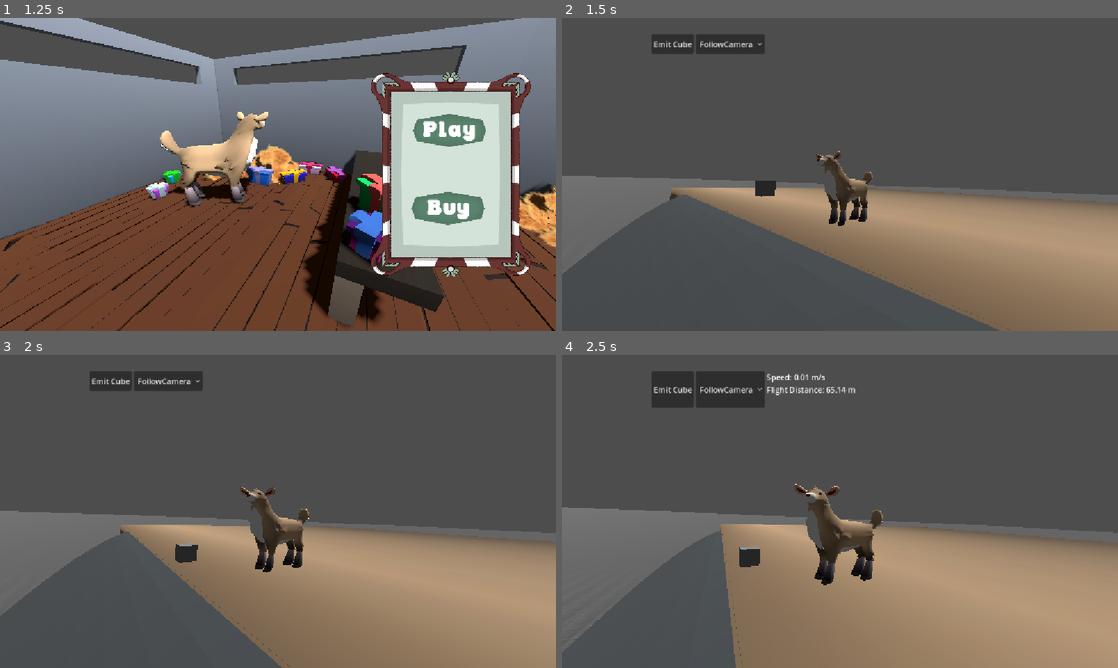
Above: before the commit, frames 1-4 (two rows, left to right).
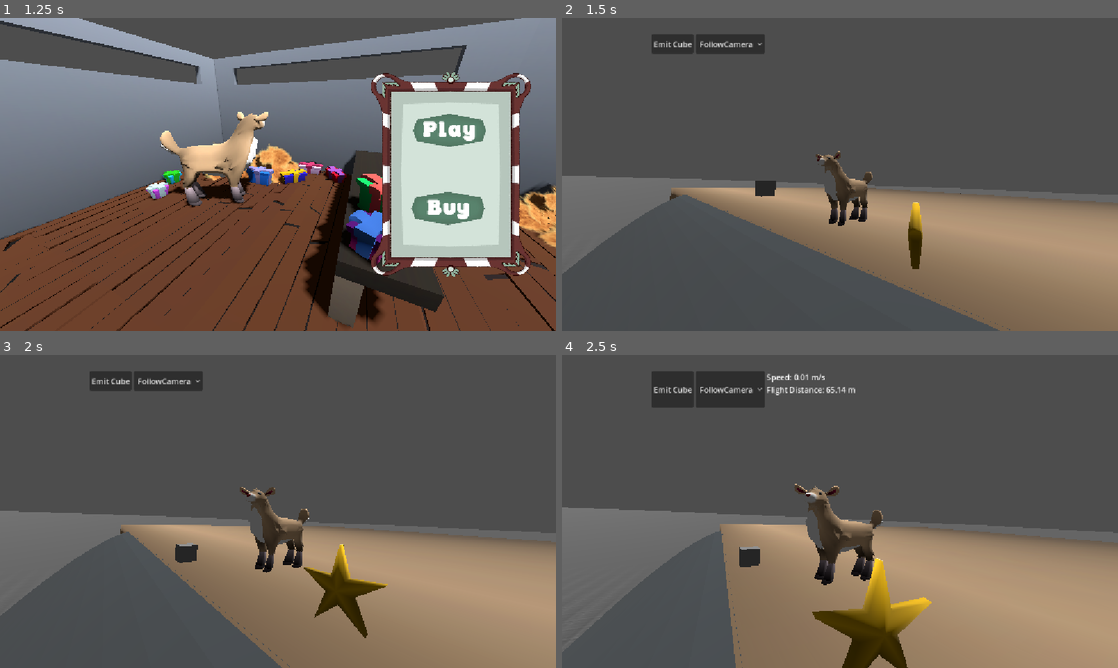
Above: after the commit, the same moments.

Repository: sjgillGit/gwj88
Game: Godot game, scene res://Main/RootNode.tscn
The game is run twice, just before and just after one commit, with the same random seed, the same clock (stepped at 60 frames per second) and the same inputs.
Inputs (mouse positions are in pixels of both pictures, inside the frame that each line leads up to):
- Up to frame 1 (1.25 s): click "Play" at 0.5 s
- Up to frame 2 (1.5 s): click "Play" at 1.25 s
- Up to frame 3 (2 s): no input
- Up to frame 4 (2.5 s): move the mouse to (962, 495) at 2.02 s; hold D (move_right) from 2.03 s (still down)

Frame 1 is identical in both runs. In frame 2, 0.4% of the frame differs, in the area x 62-65%, y 58-81%; in frame 3, 1.4%; in frame 4, 2.9%, in the area x 45-67%, y 64-100%.

Commit message:
Collectible implementation
Added Star asset to collectible.tscn
Added collecter area to deer_missile.tscn

Diff:
--- a/Scenes/collectibles/collectible.tscn
+++ b/Scenes/collectibles/collectible.tscn
@@ -1,15 +1,87 @@
-[gd_scene load_steps=3 format=3 uid="uid://c51djvfclnyar"]
+[gd_scene load_steps=8 format=3 uid="uid://c51djvfclnyar"]
 
 [ext_resource type="Script" uid="uid://cjj70l5twft12" path="res://Scripts/collectibles/collectible.gd" id="1_wqo77"]
+[ext_resource type="Resource" uid="uid://8pvlg3psv1gb" path="res://Scripts/collectibles/star.tres" id="2_7p5vh"]
+[ext_resource type="PackedScene" uid="uid://ci6c7qf2dk80p" path="res://Assets/collectibles/Collectable STAR COIN.glb" id="2_vw7kr"]
 
 [sub_resource type="SphereShape3D" id="SphereShape3D_ibyil"]
+
+[sub_resource type="Animation" id="Animation_7p5vh"]
+resource_name = "spin"
+length = 2.5
+loop_mode = 1
+tracks/0/type = "value"
+tracks/0/imported = false
+tracks/0/enabled = true
+tracks/0/path = NodePath(".:rotation")
+tracks/0/interp = 1
+tracks/0/loop_wrap = true
+tracks/0/keys = {
+"times": PackedFloat32Array(0, 2.5),
+"transitions": PackedFloat32Array(1, 1),
+"update": 0,
+"values": [Vector3(0, 0, 0), Vector3(0, 6.2831855, 0)]
+}
+tracks/1/type = "bezier"
+tracks/1/imported = false
+tracks/1/enabled = true
+tracks/1/path = NodePath(".:position:y")
+tracks/1/interp = 1
+tracks/1/loop_wrap = true
+tracks/1/keys = {
+"handle_modes": PackedInt32Array(0, 0, 2),
+"points": PackedFloat32Array(0, -0.78, 0, 0.25, 0, 0.2, -0.18445306, -0.033333335, 0, 0, 0, -0.23333333, 0.033333335, 0, 0),
+"times": PackedFloat32Array(0, 1.1, 2.5)
+}
+
+[sub_resource type="Animation" id="Animation_d0plv"]
+length = 0.001
+tracks/0/type = "value"
+tracks/0/imported = false
+tracks/0/enabled = true
+tracks/0/path = NodePath(".:rotation")
+tracks/0/interp = 1
+tracks/0/loop_wrap = true
+tracks/0/keys = {
+"times": PackedFloat32Array(0),
+"transitions": PackedFloat32Array(1),
+"update": 0,
+"values": [Vector3(0, 0, 0)]
+}
+tracks/1/type = "bezier"
+tracks/1/imported = false
+tracks/1/enabled = true
+tracks/1/path = NodePath(".:position:y")
+tracks/1/interp = 1
+tracks/1/loop_wrap = true
+tracks/1/keys = {
+"handle_modes": PackedInt32Array(0),
+"points": PackedFloat32Array(0, -0.25, 0, 0.25, 0),
+"times": PackedFloat32Array(0)
+}
+
+[sub_resource type="AnimationLibrary" id="AnimationLibrary_jhty4"]
+_data = {
+&"RESET": SubResource("Animation_d0plv"),
+&"spin": SubResource("Animation_7p5vh")
+}
 
 [node name="Collectible" type="Area3D"]
 collision_layer = 16
 collision_mask = 0
 script = ExtResource("1_wqo77")
+item = ExtResource("2_7p5vh")
 
 [node name="CollisionShape3D" type="CollisionShape3D" parent="."]
 transform = Transform3D(1, 0, 0, 0, 1, 0, 0, 0, 1, 0, 0.5, 0)
 shape = SubResource("SphereShape3D_ibyil")
 debug_color = Color(0.76496416, 0.44135654, 0.2332983, 0.41960785)
+
+[node name="Collectable STAR COIN" parent="." instance=ExtResource("2_vw7kr")]
+transform = Transform3D(0.75, 0, 0, 0, 0.75, 0, 0, 0, 0.75, 0, 0, 0)
+
+[node name="AnimationPlayer" type="AnimationPlayer" parent="Collectable STAR COIN"]
+libraries = {
+&"": SubResource("AnimationLibrary_jhty4")
+}
+autoplay = "spin"
--- a/Scenes/flight_mode/deer_missile.tscn
+++ b/Scenes/flight_mode/deer_missile.tscn
@@ -1,8 +1,9 @@
-[gd_scene load_steps=11 format=3 uid="uid://d1t0irvo1tq7i"]
+[gd_scene load_steps=13 format=3 uid="uid://d1t0irvo1tq7i"]
 
 [ext_resource type="PhysicsMaterial" uid="uid://lstnlgl40uhj" path="res://Scenes/flight_mode/deer_body_physmat.tres" id="1_k7jrr"]
 [ext_resource type="Script" uid="uid://c6lr6h2gib2gb" path="res://Scenes/flight_mode/deer_missile.gd" id="2_vmpjy"]
 [ext_resource type="PackedScene" uid="uid://i8r2m0h57x57" path="res://Assets/reindeer_with_upgrades.tscn" id="3_wfu7b"]
+[ext_resource type="PackedScene" uid="uid://cp32yx8421hi" path="res://Scenes/collectibles/collecter.tscn" id="5_j778o"]
 [ext_resource type="Script" uid="uid://c88aij3a2s167" path="res://Scenes/follow_cam.gd" id="7_62wey"]
 
 [sub_resource type="Curve" id="Curve_wqsbj"]
@@ -79,6 +80,9 @@
 &"camera_intro": SubResource("Animation_wfu7b")
 }
 
+[sub_resource type="BoxShape3D" id="BoxShape3D_g2hql"]
+size = Vector3(0.75006104, 1.3638916, 1.4073486)
+
 [node name="DeerMissile" type="RigidBody3D"]
 collision_layer = 3
 collision_mask = 3
@@ -137,4 +141,12 @@
 [node name="FlightStateTimer" type="Timer" parent="."]
 autostart = true
 
+[node name="Collecter" parent="." instance=ExtResource("5_j778o")]
+
+[node name="CollisionShape3D" parent="Collecter" index="0"]
+transform = Transform3D(1, 0, 0, 0, 1, 0, 0, 0, 1, -0.0067443848, 0.4212036, 0.20367432)
+shape = SubResource("BoxShape3D_g2hql")
+
 [connection signal="timeout" from="FlightStateTimer" to="." method="_on_flight_state_timer_timeout"]
+
+[editable path="Collecter"]
--- a/Scenes/flight_mode/flight_main.tscn
+++ b/Scenes/flight_mode/flight_main.tscn
@@ -10,6 +10,7 @@
 [ext_resource type="Script" uid="uid://ci5fibeb4q8ya" path="res://Scenes/flight_mode/physical_ramp.gd" id="7_m27rb"]
 [ext_resource type="PackedScene" uid="uid://b4pjvb1ao841e" path="res://Scenes/flight_mode/launch_zone.tscn" id="7_ph8sb"]
 [ext_resource type="PackedScene" uid="uid://i54xyk4duyd2" path="res://Scenes/booster.tscn" id="9_jp6c4"]
+[ext_resource type="PackedScene" uid="uid://c51djvfclnyar" path="res://Scenes/collectibles/collectible.tscn" id="11_d51bt"]
 
 [sub_resource type="BoxShape3D" id="BoxShape3D_ld0ly"]
 size = Vector3(0.5, 0.5, 0.5)
@@ -182,6 +183,9 @@
 [node name="Timer" type="Timer" parent="."]
 autostart = true
 
+[node name="Collectible" parent="." instance=ExtResource("11_d51bt")]
+transform = Transform3D(1, 0, 0, 0, 1, 0, 0, 0, 1, -2.9513817, 54.013893, 34.38234)
+
 [connection signal="pressed" from="BoxContainer/IceCubeButton" to="." method="_on_ice_cube_button_pressed"]
 [connection signal="item_selected" from="BoxContainer/CameraOption" to="." method="_on_camera_option_item_selected"]
 [connection signal="timeout" from="Timer" to="." method="_on_timer_timeout"]
--- a/Scripts/collectibles/collectible.gd
+++ b/Scripts/collectibles/collectible.gd
@@ -4,4 +4,4 @@
 @export var item: Item
 
 func _ready() -> void:
-	add_child(item.asset.instantiate())
+	pass
Not shown: 1 places in Scenes/flight_mode/flight_main.tscn that only renumber resources
